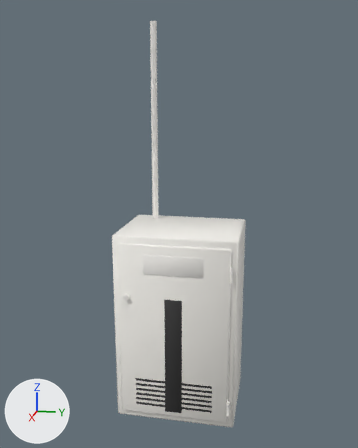
Renders of the FBX model project/Assets/Models/HQ/SaekiHome/SaekiHome_Breaker.fbx from each side of a commit.
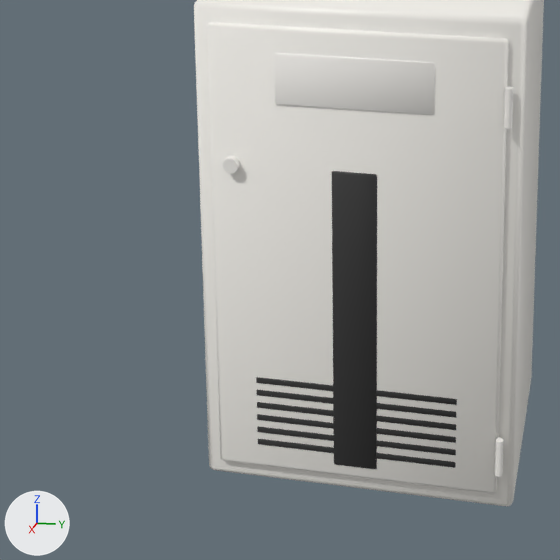
Each version is shown whole from a 50 mm camera at (1.908, 0.381, 2.257) aimed at (-0.068, -0.014, 1.763), then close up on the part from 11% to 70% of the width and 52% to 100% of the height. The lights are fixed; the arrows at lower left show +X, +Y and +Z. The last two pictures show the newer version. Where no turn or scale is listed for an object, it has been applied to the vertices. Vertices at exactly the same position are counted once.

Before the edit, the objects in view are built like this:
```python
me_saekihome_breaker = bpy.data.meshes.new('SaekiHome_Breaker')
me_saekihome_breaker.from_pydata(...)  # 1056 vertices, 1046 faces; spans x -0.28..0.13, y -0.25..0.25, z 0.95..2.58
# faces by material slot: [196, 686, 164]
me_saekihome_breaker.materials.append(mat_sae_trimpaint)  # white #f7f5ef
me_saekihome_breaker.materials.append(mat_sae_black)  # dark grey #303030
me_saekihome_breaker.materials.append(mat_sae_switchplate)  # white #f6f3ef
ob_saekihome_breaker = bpy.data.objects.new('SaekiHome_Breaker', me_saekihome_breaker)
ob_saekihome_breaker.location = (0.0, 0.0, 0.0)
```
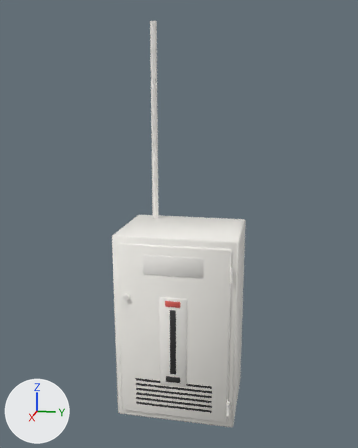
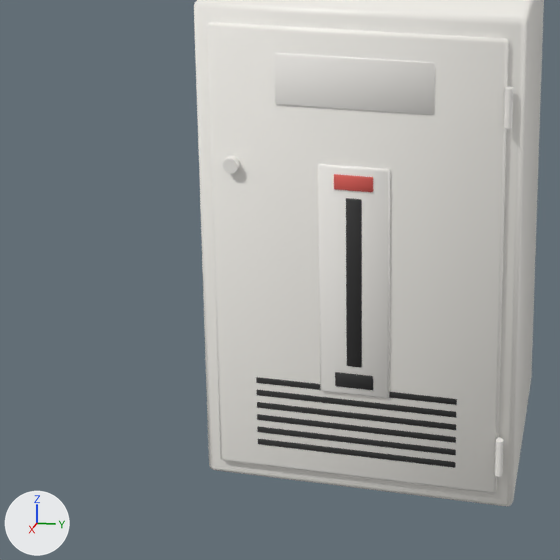
Patch to the scene script:
```diff
--- a/project/Assets/Models/HQ/SaekiHome/SaekiHome_Breaker.fbx.py
+++ b/project/Assets/Models/HQ/SaekiHome/SaekiHome_Breaker.fbx.py
@@ mat_sae_leverred @@
+mat_sae_leverred = principled_material('SAE_LeverRed')
+mat_sae_leverred.base_color = (0.75, 0.12, 0.1)  # red #e16159
+mat_sae_leverred.roughness = 0.45
@@ me_saekihome_breaker @@
 # used by ob_saekihome_breaker; location = (0.0, 0.0, 0.0)
-me_saekihome_breaker.from_pydata(...)  # 1056 vertices, 1046 faces; spans x -0.28..0.13, y -0.25..0.25, z 0.95..2.58
+me_saekihome_breaker.from_pydata(...)  # 1344 vertices, 1340 faces; spans x -0.28..0.13, y -0.25..0.25, z 0.95..2.58
+# me_saekihome_breaker part 1: the loose piece of 96 vertices spanning x 0.11..0.12, y -0.22..0.23, z 0.98..1.72 is copied, and the copy is scaled about its middle by (0.333, 0.0496, 0.379), then moved by (0.01, 0.0, -0.03), in mat_sae_black (dark grey #303030); it spans x 0.12..0.13, y -0.01..0.01, z 1.18..1.46
+# me_saekihome_breaker part 2: the loose piece of 96 vertices spanning x 0.12, y -0.16..0.16, z 1.13..1.14 is copied, and the copy is scaled about its middle by (0.504, 0.185, 2.56), then moved by (0.01, 0.0, 0.02); it spans x 0.12..0.13, y -0.03..0.03, z 1.14..1.17
+# me_saekihome_breaker part 3
+# 40 faces are deleted
+# 24 vertices in x 0.12, y -0.03, z 1.0 move by (0.0, -0.02, 0.13)
+# 24 vertices in x 0.12, y 0.03..0.04, z 1.0 move by (0.0, 0.02, 0.13)
+# 6 vertices in x 0.12, y 0.03..0.04, z 1.5 move by (0.0, 0.02, 0.01)
+# 3 vertices in x 0.12, y -0.03, z 1.5 move by (0.01, 0.0, 0.0)
+# 24 vertices move from x 0.12, y -0.03..0.04, z 1.5 to x 0.12, y -0.05..0.03, z 1.47..1.51
+# 96 vertices are added at x 0.12..0.13, y -0.05..0.06, z 1.47..1.51
+# 57 new faces join them, mat_sae_switchplate (white #f6f3ef)
+# 81 new faces join them, mat_sae_leverred (red #e16159)
+# me_saekihome_breaker part 4: 41 faces spanning x 0.12, y -0.05..0.06, z 1.13 switch from mat_sae_black (dark grey #303030) to mat_sae_switchplate (white #f6f3ef)
+# me_saekihome_breaker part 5: 17 faces spanning x 0.12..0.13, y -0.03..0.03, z 1.5 switch from mat_sae_black (dark grey #303030) to mat_sae_leverred (red #e16159)
 me_saekihome_breaker.materials.append(mat_sae_trimpaint)
```

Pixel boxes (x1, y1, x2, y2) of what changed, in the close-ups (560 x 560 px):
part 1 of me_saekihome_breaker, added
    after: (346, 198, 362, 367)
part 2 of me_saekihome_breaker, added
    after: (335, 372, 373, 390)
part 3 of me_saekihome_breaker, built on
    before: (332, 171, 377, 468)
    after: (318, 164, 390, 397)
part 4 of me_saekihome_breaker, recoloured
    before: (334, 463, 377, 469)
    after: (321, 390, 389, 398)
part 5 of me_saekihome_breaker, recoloured
    before: (332, 171, 376, 176)
    after: (337, 175, 367, 178)
